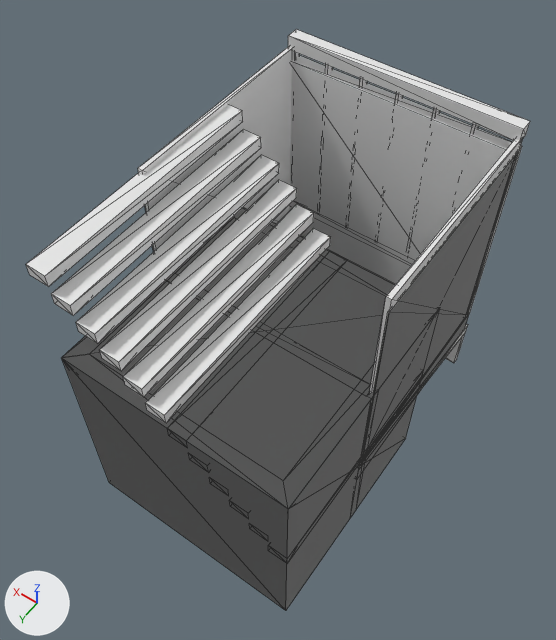
The glTF model public/assets/buildings/colony-modules.glb, before and after one commit.
Before and after are seen from a 50 mm lens placed at (-1.07, 1.35, 2.78), pointed at (0.06, -0.22, 0.3). The lights are fixed; the arrows at lower left show +X, +Y and +Z. The first picture is the older version. Mesh edges are drawn as thin lines.

Objects in the first picture: 'balcony', 'balcony_rail', 'planter', 'stair_flight', 'structure', 'window_frame' and 1 more.
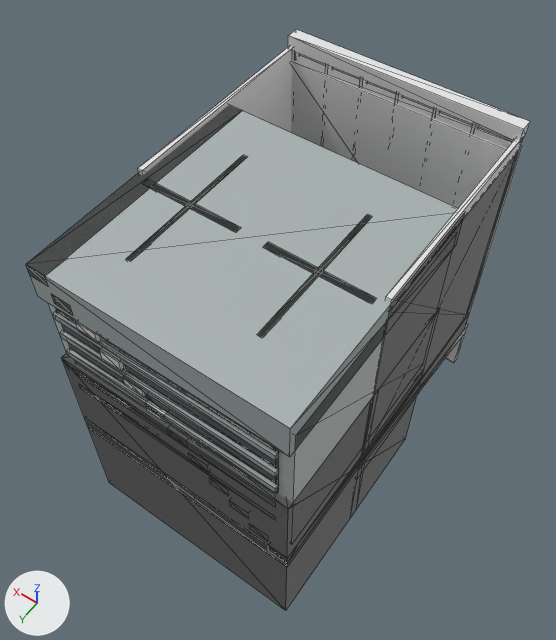
Commit message: Add use-specific Blender roof services with bounded detail tiers

What differs and where, as boxes [x1, y1, x2, y2] in the pictures (556 x 640 px):
'roof_vent', added: after [27, 105, 464, 567]
'roof_hvac', added: after [49, 156, 455, 540]
'stair_flight', unchanged, covered by the edit: before [26, 105, 422, 563]; after [26, 106, 422, 563]
'planter', unchanged, covered by the edit: before [66, 208, 394, 507]; after [63, 356, 293, 509]

Edits to the bpy script that builds the scene:
```text
Add mat_swcm_structure_001:
    mat_swcm_structure_001 = bpy.data.materials.new('SWCM_structure.001')
    # nodes: BsdfPrincipled, Mix, OutputMaterial, VertexColor
    # colours: white #e7e7e7, mixed with the vertex colours
Add me_cube_222:
    me_cube_222.from_pydata(...)  # a box spanning x -0.5..0.5, y -0.5..0.5, z 0.0..0.086; a box spanning x -0.262..0.262, y -0.262..0.262, z 0.043..0.743; a box spanning x -0.5..0.5, y -0.5..0.5, z 0.843..1.0; a box spanning x -0.388..0.388, y -0.388..0.388, z 0.7..0.843
    me_cube_222.materials.append(mat_swcm_structure_001)
Add me_cube_203:
    me_cube_203.from_pydata(...)  # 216 vertices, 348 faces; spans x -0.5..0.5, y -0.5..0.5, z 0.0..1.0
    me_cube_203.materials.append(mat_swcm_structure_001)
Add ob_roof_vent:
    ob_roof_vent = bpy.data.objects.new('roof_vent', me_cube_222)
    ob_roof_vent.location = (0.0, 0.0, 0.0)
Add ob_roof_hvac:
    ob_roof_hvac = bpy.data.objects.new('roof_hvac', me_cube_203)
    ob_roof_hvac.location = (0.0, 0.0, 0.0)
```
